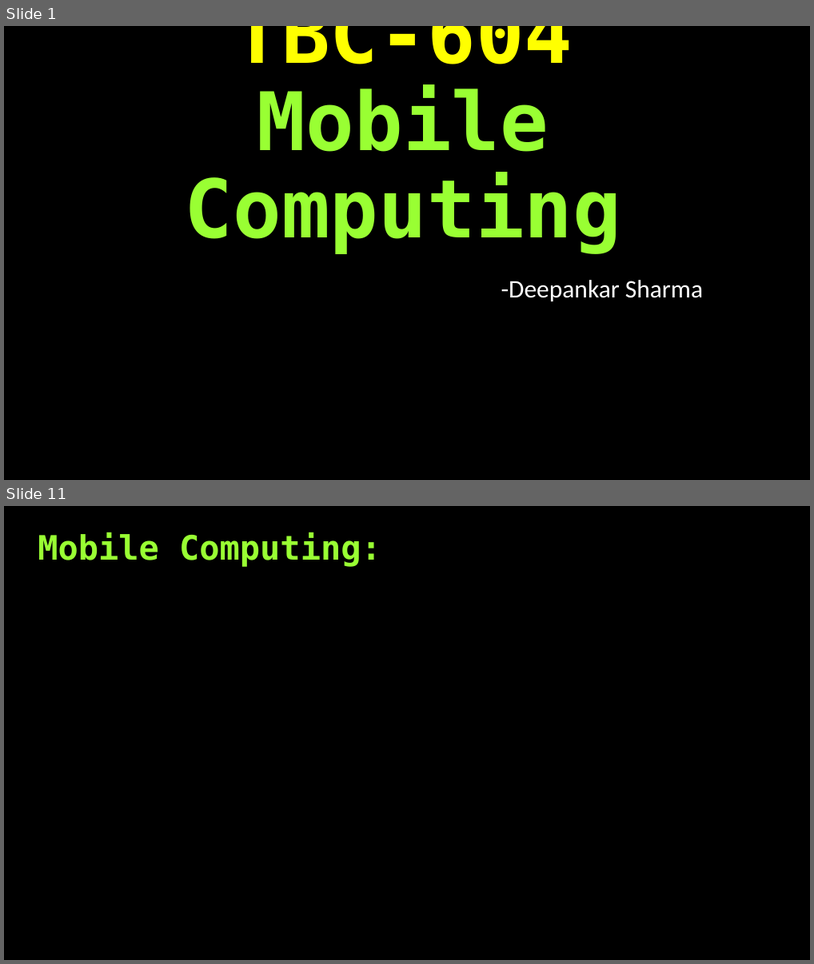
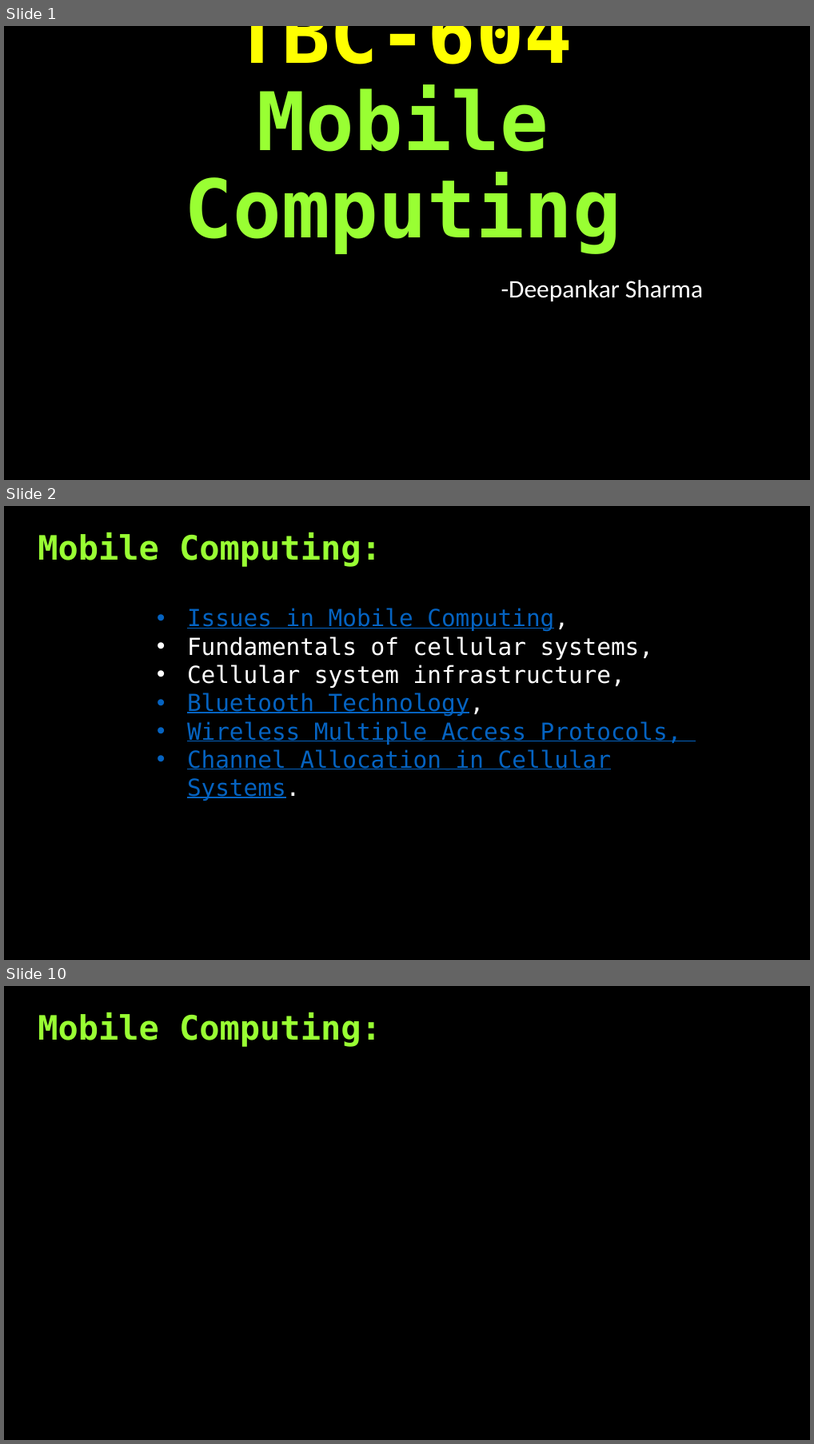
Before and after one commit to ideepankarsharma2003/BCA, a slide deck: TBC 604 Mobile Computing/CompleteNotes.pptx. Shown one above the other, each under a label of ours: slides 1 and 11 before the commit, slides 1, 2 and 10 after it; the slides between them are not shown. The pictures are 814x964 and 814x1444 pixels, drawn with LibreOffice and Linux fonts; fonts in the diff are those of the drawing. Boxes give left, top, right and bottom in pixels: in the first picture for what was removed or moved away, otherwise in the second. Text is boxed around its words. In the diff, an @@ line names an element or a change of style, - is before the commit and + after.

```diff
--- a/TBC 604 Mobile Computing/CompleteNotes.pptx
+++ b/TBC 604 Mobile Computing/CompleteNotes.pptx
@@ slide 2 added at bbox=[4, 506, 810, 960], background #000000 @@
@@ title added at bbox=[38, 532, 382, 567], 40 pt, text #99FF33, bold @@
+Mobile Computing:
@@ text added at bbox=[187, 608, 682, 769], 28 pt, text #0563C1, underline @@
+• Issues in Mobile Computing,
+• Fundamentals of cellular systems,
+• Cellular system infrastructure,
+• Bluetooth Technology,
+• Wireless Multiple Access Protocols,
+• Channel Allocation in Cellular Systems.
@@ what was slide 11 is now slide 10 @@
```
Also in this commit, not shown: 32 other slides added, 42 other files.
